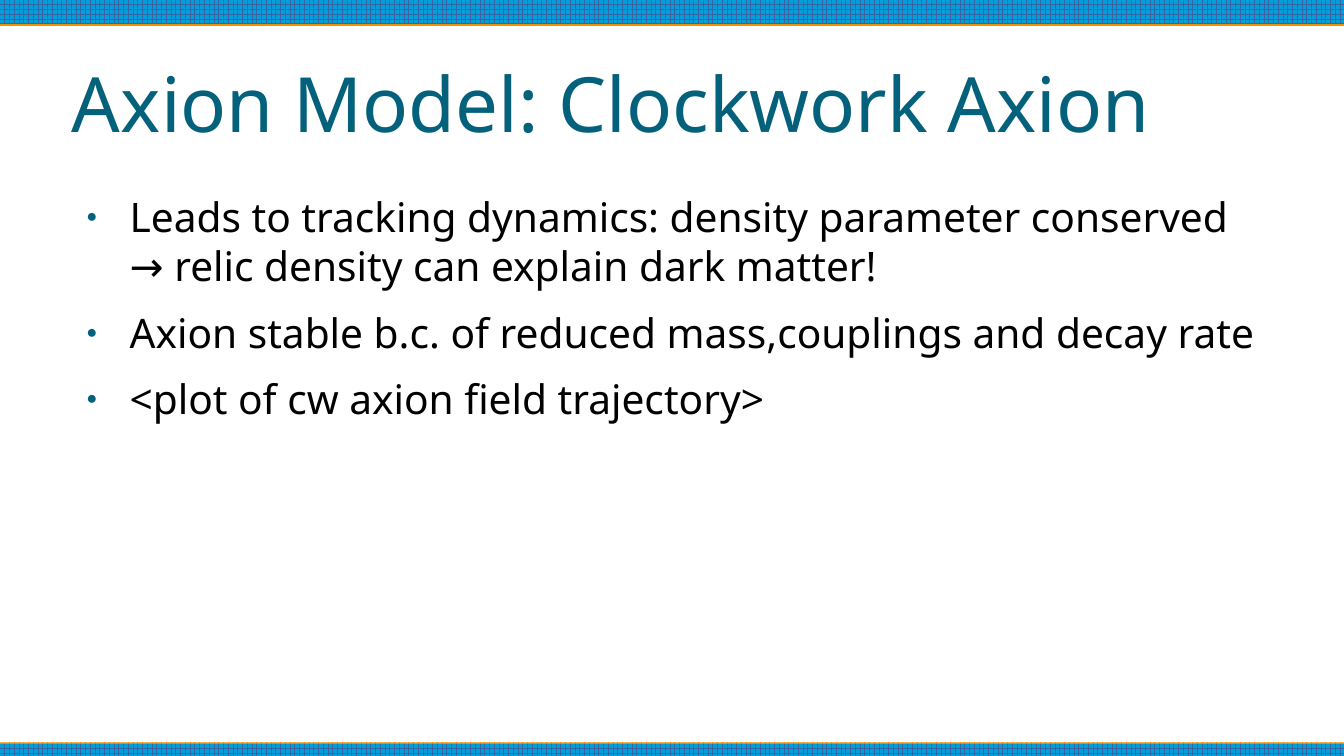
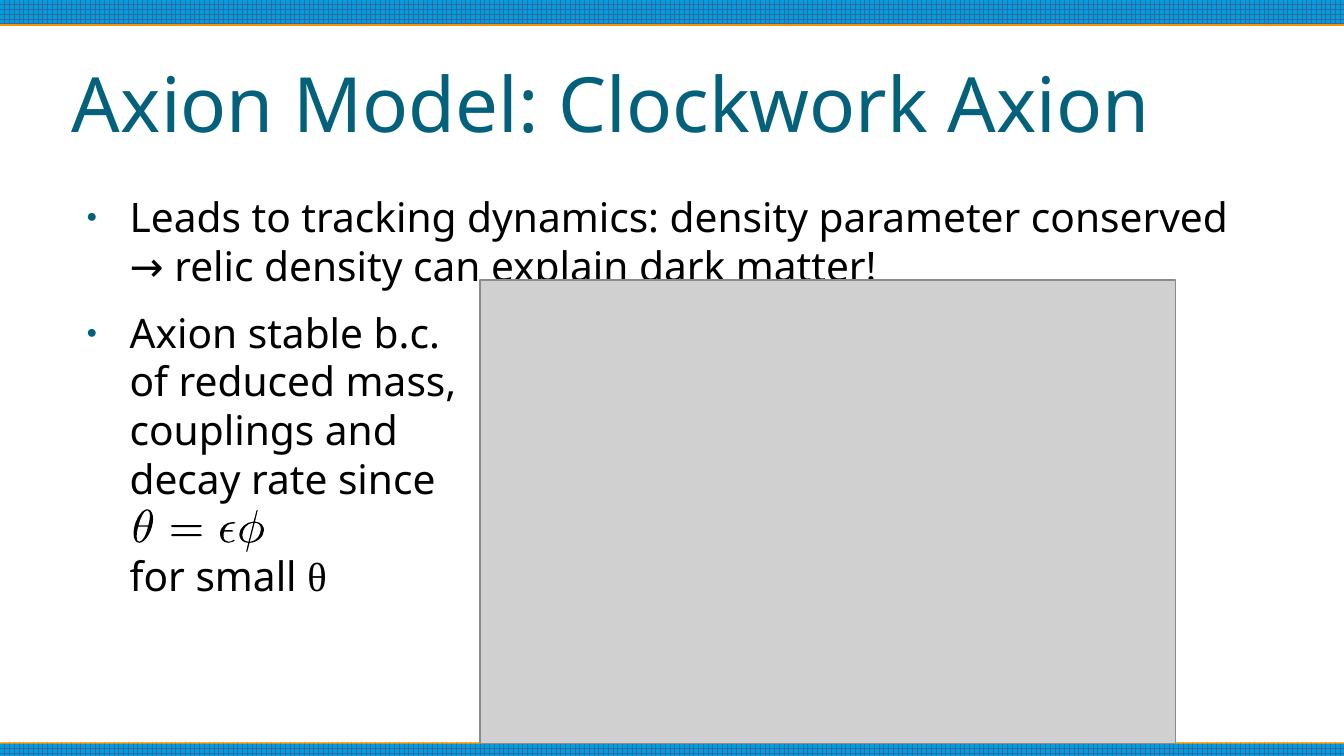
Before and after one commit to anna-jana/masters-project, a slide deck: slide 15 of reports/thesis-talk/presentation.odp (slide 14 before the commit). Drawn at 1344x756 pixels with LibreOffice and Linux fonts; fonts in the diff are those of the drawing; grey boxes stand for pictures. Boxes give left, top, right and bottom in pixels: in the first picture for what was removed or moved away, otherwise in the second. Text is boxed around its words. In the diff, an @@ line names an element or a change of style, - is before the commit and + after.

```diff
--- a/reports/thesis-talk/presentation.odp
+++ b/reports/thesis-talk/presentation.odp
@@ picture added at [481, 281, 1177, 745] @@
@@ text at [130, 317, 457, 592]: text changed @@
-● Axion stable b.c. of reduced mass,couplings and decay rate
-● <plot of cw axion field trajectory>
+● Axion stable b.c.
+  of reduced mass,
+  couplings and
+  decay rate since
+  for small θ
@@ group added at [134, 510, 263, 552]: 5 freeform shapes @@
```
Also in this commit, not shown: 12 other slides changed, 2 slides added, 1 slide removed.
